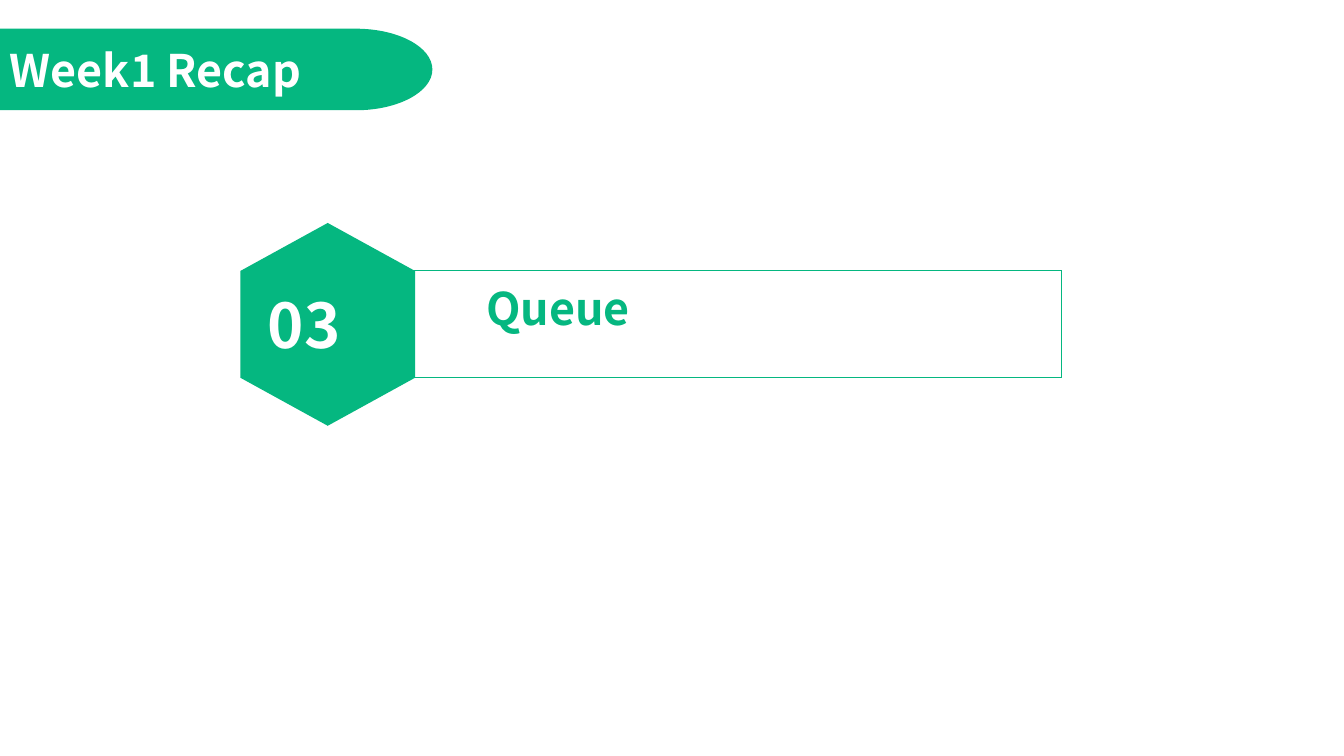
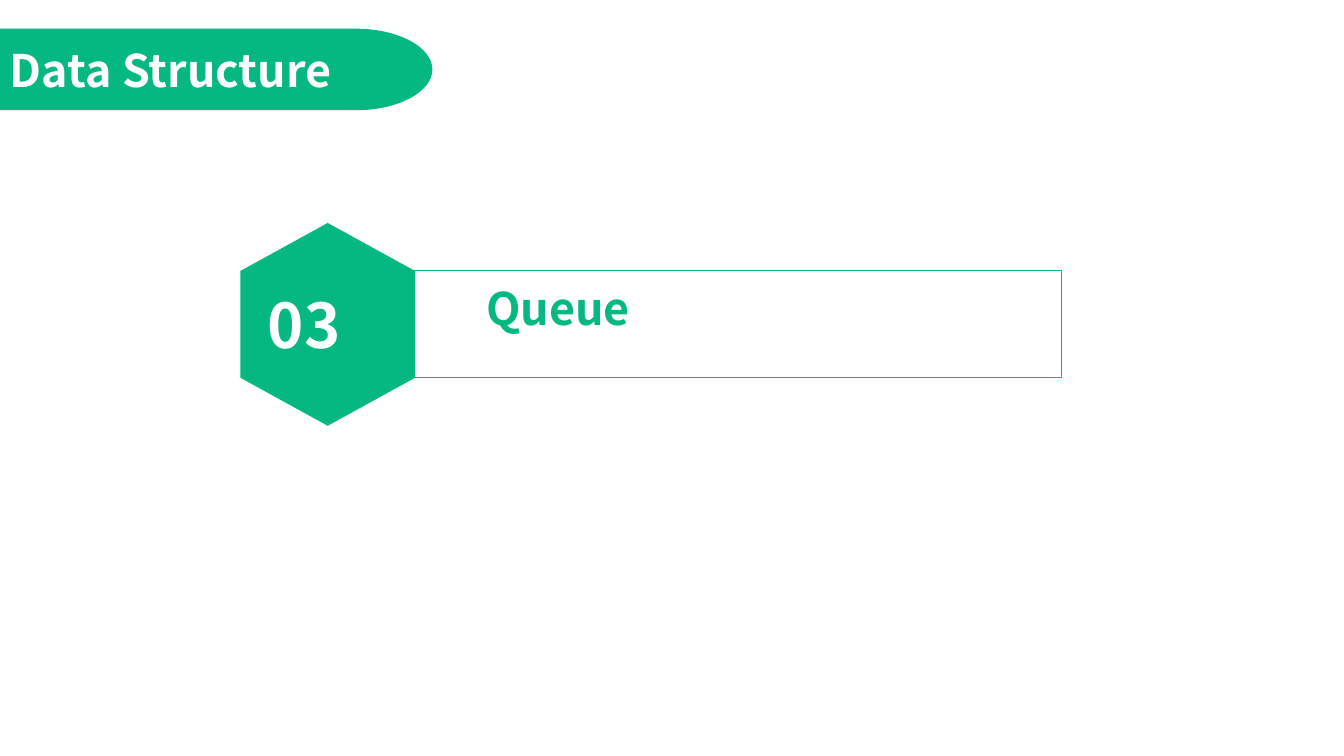
Before and after one commit to jimmyyih518/DSA2022Fall, a slide deck: slide 14 of week3/week3_slides.pptx. Drawn at 1344x756 pixels with LibreOffice and Linux fonts; fonts in the diff are those of the drawing. Boxes give left, top, right and bottom in pixels: in the first picture for what was removed or moved away, otherwise in the second. Text is boxed around its words. In the diff, an @@ line names an element or a change of style, - is before the commit and + after.

Commit message:
update week3 and week4 materials

```diff
--- a/week3/week3_slides.pptx
+++ b/week3/week3_slides.pptx
@@ text at (x1=10, y1=53, x2=331, y2=88): text changed @@
-Week1 Recap
+Data Structure
```
Also in this commit, not shown: 4 other slides changed, 1 slide added, 2 other files.
